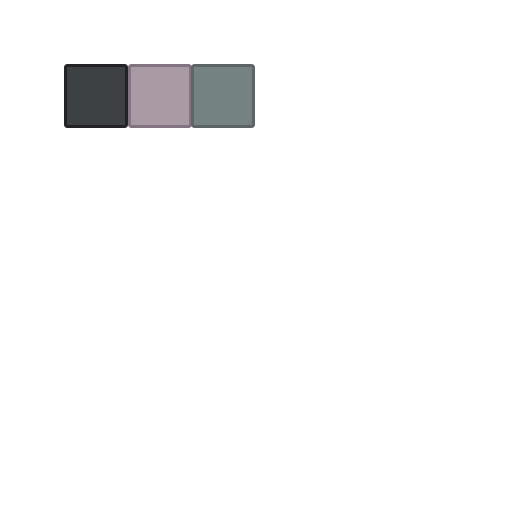
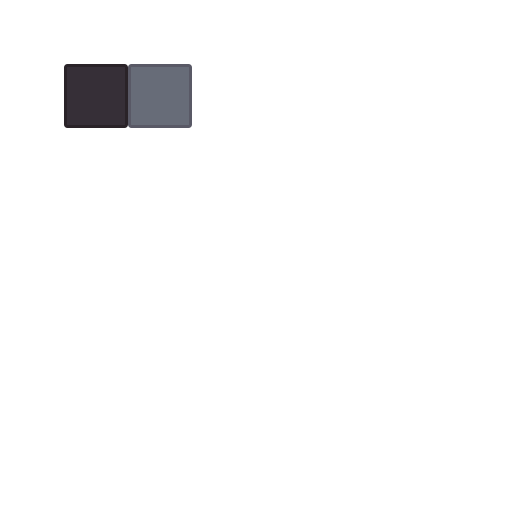
Layer changes from the first 512 × 512 image to the second:
painted on "GroundTile" over (64, 64, 128, 128)
removed layer "PassthroughTile" over (191, 64, 255, 128)
painted on "PanelTile" over (128, 64, 192, 128)
